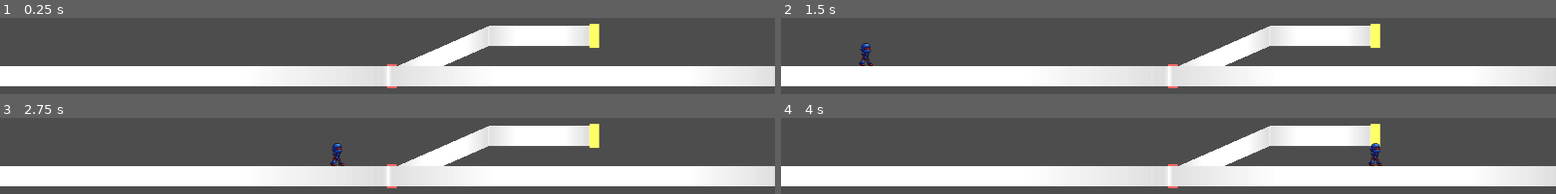
Above: before the commit, frames 1-4 (two rows, left to right).
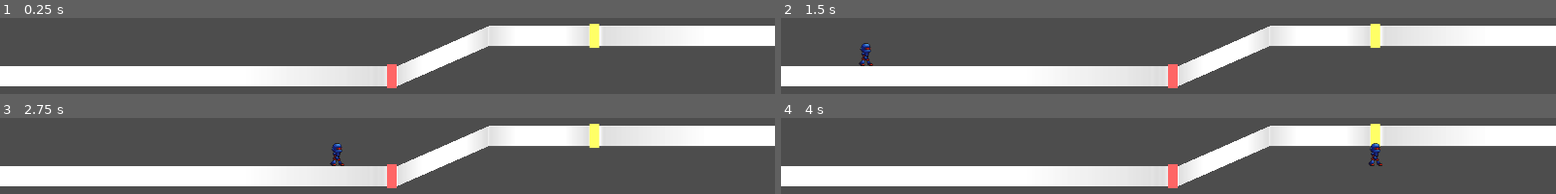
Above: after the commit, the same moments.

Repository: junu192857/Vexatonic-dash-2
Game: Godot game, scene res://Scenes/RhythmScene.tscn
Two runs of this game, one before a commit and one after it. Both use one fixed random seed, a clock stepped at 60 frames per second and the inputs below. Sound files missing from this copy of the repository are replaced by a short silence.
Inputs:
- Up to frame 1 (0.25 s): no input
- Up to frame 2 (1.5 s): tap Enter at 0.5 s; hold A (a) 0.53-1.28 s; tap D (d) at 0.8, 1.35 s; tap Space at 1.25 s
- Up to frame 3 (2.75 s): tap K (k) at 1.55 s; hold K (k) from 2.03 s (still down); tap L (l) at 2.3 s
- Up to frame 4 (4 s): release K (k) at 2.78 s; tap L (l) at 2.85 s; tap S (s) at 3.05 s; hold S (s) from 3.53 s (still down); tap A (a) at 3.8 s

The runs differ from the first frame. In frame 1, 19% of the frame differs, in the area x 49-100%, y 10-90%; in frame 2, 19%; in frame 3, 19%; in frame 4, 19%.

Commit message:
레인의 마지막 Connector 제대로 찍힘

Diff:
--- a/vexatonic-dash-2/Scripts/RhythmManager.gd
+++ b/vexatonic-dash-2/Scripts/RhythmManager.gd
@@ -127,7 +127,8 @@
 		var last_note_time = lane.notes[-1].data.end_time #find last note or marker
 		if lane.keyframes[-1].x - last_note_time > Setting.time_per_note_width:
 			var final_connector = place_connector(-1, last_note_time + Setting.time_per_note_width, lane.keyframes[-1].x, lane.lane_index, true)
-			add_child(final_connector)
+			lane.notes[1].add_child(final_connector)
+			final_connector.position = Vector2(Setting.NOTE_WIDTH, 0)
 
 func assign_note(note: Note):
 	var lane = Lane.find_lane(lanes, note.data.lane)
